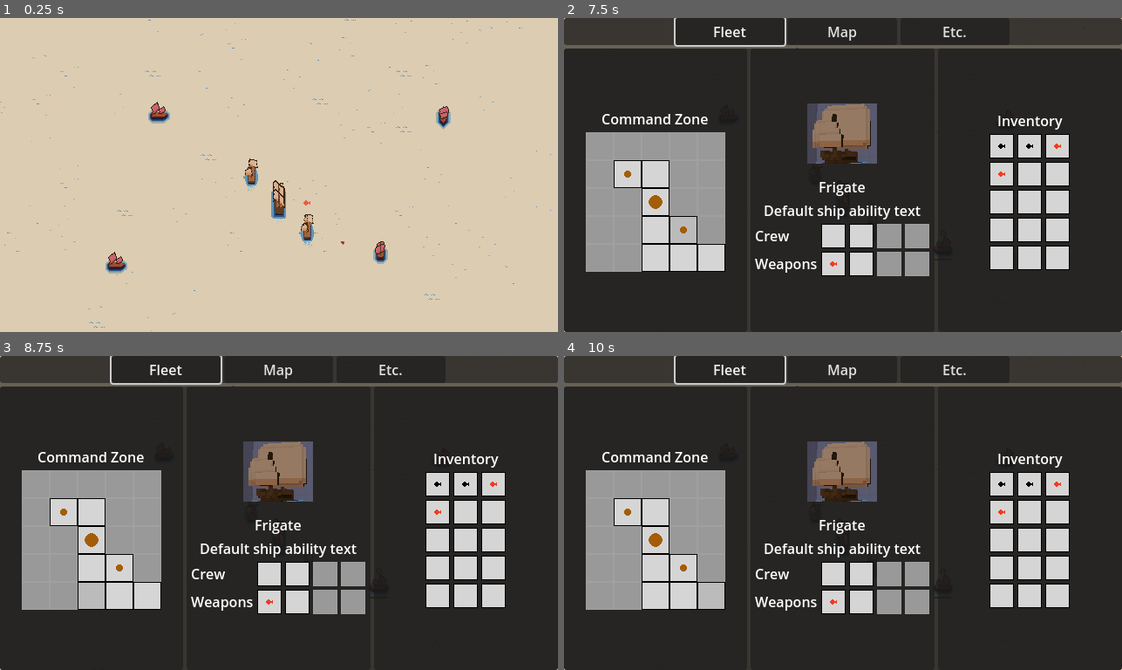
Above: before the commit, frames 1-4 (two rows, left to right).
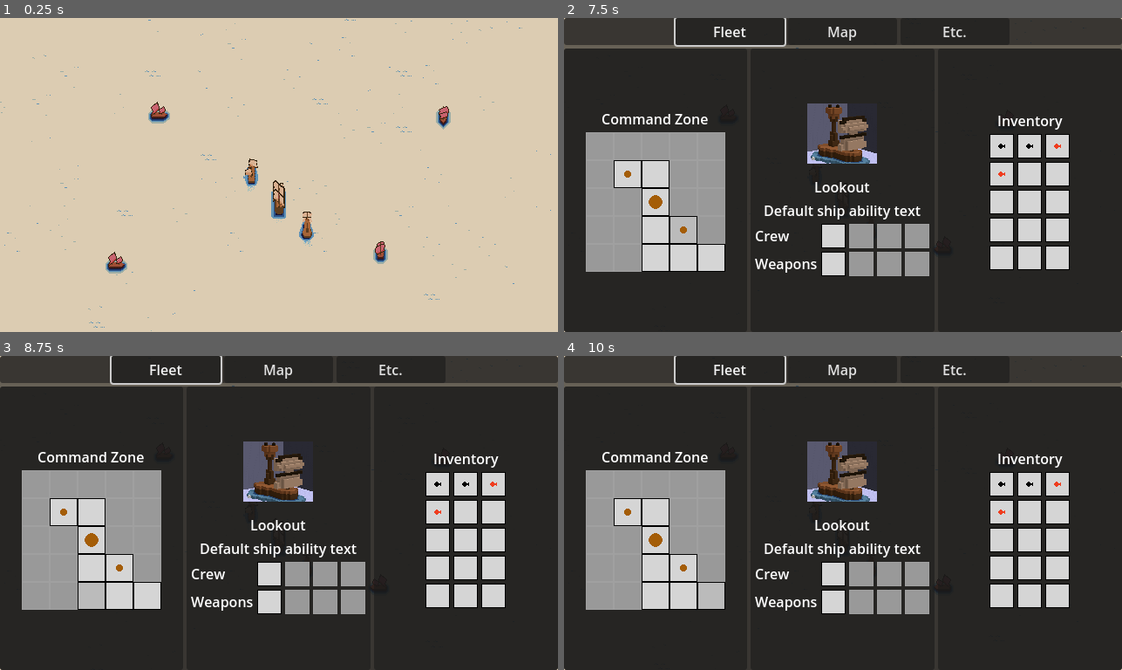
Above: after the commit, the same moments.

Repository: TDQ2/project-armada
Game: Godot game, scene res://scenes/world/world.tscn
The game is run twice, just before and just after one commit, with the same random seed, the same clock (stepped at 60 frames per second) and the same inputs. The engine's default icon, where the game draws it, is replaced by a stand-in: a white triangle on a blue panel in a dark square.
Inputs (mouse positions are in pixels of both pictures, inside the frame that each line leads up to):
- Up to frame 1 (0.25 s): no input
- Up to frame 2 (7.5 s): move the mouse to (965, 159) at 0.52 s; hold F (fleet) 0.53-1.25 s; click "Fleet" at 1.25 s; click "Map" at 2 s; click "Etc." at 2.75 s; click "Fleet" at 3.5 s; click (625, 175) at 4.25 s; click (653, 175) at 5 s; click (653, 203) at 5.75 s; click (653, 231) at 6.5 s; click (681, 231) at 7.25 s
- Up to frame 3 (8.75 s): click (89, 594) at 8 s
- Up to frame 4 (10 s): click (681, 594) at 8.75 s; click (709, 594) at 9.5 s

The runs differ from the first frame. In frame 1, 0.2% of the frame differs, in the area x 53-62%, y 58-74%; in frame 2, 2.9%, in the area x 43-68%, y 27-83%; in frame 3, 2.9%; in frame 4, 2.9%.

Commit message:
lookout ship basics working

Diff:
--- a/scenes/player_ships/children/flagship_1.tscn
+++ b/scenes/player_ships/children/flagship_1.tscn
@@ -11,13 +11,14 @@
 
 [node name="StackedSprite" parent="." index="0"]
 texture = ExtResource("2_1b0bn")
-rotate_sprites = true
+vframes = 20
+is_rotating_sprites = false
 
 [node name="HurtboxComponent" parent="." index="2"]
 position = Vector2(0, -7)
 
 [node name="CollisionShape2D" type="CollisionShape2D" parent="HurtboxComponent" index="0"]
-position = Vector2(0, -2)
+position = Vector2(0, 7)
 shape = SubResource("CircleShape2D_s1r70")
 
 [node name="HealthBarComponent" parent="." index="4"]
--- a/scenes/player_ships/children/frigate.tscn
+++ b/scenes/player_ships/children/frigate.tscn
@@ -5,7 +5,7 @@
 [ext_resource type="PackedScene" uid="uid://dv12kaisiygdn" path="res://scenes/visual_effects/small_ship_trail_particles.tscn" id="2_ys70g"]
 
 [sub_resource type="CircleShape2D" id="CircleShape2D_m613j"]
-radius = 8.0
+radius = 11.0
 
 [node name="Frigate" instance=ExtResource("1_th87o")]
 
--- /dev/null
+++ b/scenes/player_ships/children/lookout_ship.tscn
@@ -0,0 +1,29 @@
+[gd_scene load_steps=5 format=3 uid="uid://baoo0g82nuy15"]
+
+[ext_resource type="PackedScene" uid="uid://dwdc5ep3iatxj" path="res://scenes/player_ships/base/ship_base.tscn" id="1_gyo10"]
+[ext_resource type="Texture2D" uid="uid://25hpfbl7i6tb" path="res://textures/player_ships/lookout_0_idle_0_stack.png" id="2_8p8u5"]
+[ext_resource type="PackedScene" uid="uid://dv12kaisiygdn" path="res://scenes/visual_effects/small_ship_trail_particles.tscn" id="3_8p8u5"]
+
+[sub_resource type="CircleShape2D" id="CircleShape2D_oiddy"]
+radius = 13.0
+
+[node name="LookoutShip" instance=ExtResource("1_gyo10")]
+
+[node name="StackedSprite" parent="." index="0"]
+texture = ExtResource("2_8p8u5")
+vframes = 19
+is_rotating_sprites = false
+
+[node name="CollisionShape2D" type="CollisionShape2D" parent="HurtboxComponent" index="0"]
+shape = SubResource("CircleShape2D_oiddy")
+
+[node name="HealthBarComponent" parent="." index="4"]
+position = Vector2(-10, 13)
+
+[node name="WeaponFiredComponent" parent="." index="5"]
+position = Vector2(0, -24)
+
+[node name="SmallShipTrailParticles" parent="." index="6" instance=ExtResource("3_8p8u5")]
+position = Vector2(0, 11)
+
+[editable path="HurtboxComponent"]
--- a/scenes/tech/stacked_sprite.tscn
+++ b/scenes/tech/stacked_sprite.tscn
@@ -1,9 +1,9 @@
 [gd_scene load_steps=2 format=3 uid="uid://ddxgo3kbh4lb"]
 
-[ext_resource type="Script" uid="uid://bn0dk6agone8j" path="res://scripts/stacked_sprite.gd" id="2_0j5gq"]
+[ext_resource type="Script" uid="uid://bn0dk6agone8j" path="res://scripts/tech/stacked_sprite.gd" id="2_0j5gq"]
 
 [node name="StackedSprite" type="Sprite2D"]
 self_modulate = Color(1, 1, 1, 0)
-vframes = 20
+vframes = 19
 script = ExtResource("2_0j5gq")
-show_sprites = true
+is_show_sprites = true
--- a/scripts/globals/Data.gd
+++ b/scripts/globals/Data.gd
@@ -1,7 +1,7 @@
 extends Node
 
 enum ProjectileSource {UNDEFINED, PLAYER, ENEMY}
-enum ShipType {UNDEFINED, FLAGSHIP1, FRIGATE}
+enum ShipType {UNDEFINED, FLAGSHIP1, FRIGATE, LOOKOUT}
 enum CrewType {UNDEFINED, CAPTAIN}
 enum WeaponType {UNDEFINED, STARTER_CANNON, STANDARD_CANNON, INCENDIARY_CANNON}
 enum PlayerProjectileType {UNDEFINED, PLAYER_CANNONBALL, IGNITE_CANNONBALL}
@@ -14,6 +14,8 @@
 enum StatAttribute {UNDERFINED, DAMAGE, RANGE, COOLDOWN}
 enum AuraShape {UNDEFINED, ADJACENT, FRONT_BACK, SIDE_SIDE}
 
+enum AuraType {UNDEFINED, LOOKOUT_RANGE}
+
 const VALID_WEAPON_ATTRIBUTES: Array[StatAttribute] = [StatAttribute.DAMAGE, StatAttribute.RANGE, StatAttribute.COOLDOWN]
 
 const SHIP_SPACING := 32
@@ -23,7 +25,8 @@
 
 var world_ships: Dictionary[ShipType, PackedScene] = {
 	ShipType.FLAGSHIP1: preload("res://scenes/player_ships/children/flagship_1.tscn"),
-	ShipType.FRIGATE: preload("res://scenes/player_ships/children/frigate.tscn")
+	ShipType.FRIGATE: preload("res://scenes/player_ships/children/frigate.tscn"),
+	ShipType.LOOKOUT: preload("res://scenes/player_ships/children/lookout_ship.tscn")
 }
 
 var world_weapons: Dictionary[WeaponType, PackedScene] = {
@@ -80,6 +83,19 @@
 				preload("res://textures/player_ships/gunship_ph.png"),
 				preload("res://textures/temp_portraits/frigate_temp_portrait.png"),
 				[])
+		ShipType.LOOKOUT:
+			return ShipData.new(
+				ship_type,
+				"Lookout",
+				false,
+				[],
+				1,
+				[],
+				1,
+				preload("res://textures/player_ships/gunship_ph.png"),
+				preload("res://textures/temp_portraits/lookout_temp_portrait.png"),
+				[create_aura(AuraType.LOOKOUT_RANGE)]
+			)
 
 	assert(false, "Attempted to create a ShipType which was not defined in the ship factory")
 	return ShipData.new(ShipType.UNDEFINED, "Undefined", false, [], 0, [], 0, null, null, [])
@@ -93,8 +109,16 @@
 		WeaponType.INCENDIARY_CANNON:
 			return WeaponData.new(WeaponType.INCENDIARY_CANNON, PlayerProjectileType.IGNITE_CANNONBALL, 6, 15.0, 2.0, [Data.StatusEffectType.IGNITE], "Incendiary Cannon", preload("res://textures/weapons/incendiary_cannon_ph.png"))
 
-	assert(false, "Attempted to create a ShipType which was not defined in the ship factory")
+	assert(false, "Attempted to create a ShipType which was not defined in the weapon factory")
 	return WeaponData.new(WeaponType.UNDEFINED, PlayerProjectileType.UNDEFINED, 0, 0.0, 0.0, [], "", null)
+
+func create_aura(aura_type: AuraType) -> AuraData:
+	match aura_type:
+		AuraType.LOOKOUT_RANGE:
+			return AuraData.new(aura_type, AuraShape.ADJACENT, [StatModifier.new(Data.StatAttribute.RANGE, Data.ModifierOperation.ADD, 2)])
+
+	assert(false, "Attempted to create a Aura type which was not defined in the aura factory")
+	return AuraData.new(aura_type, AuraShape.UNDEFINED, [])
 
 func create_poi(poi_type: PoiType, position: Vector2 = Vector2(0,0)) -> PoiData:
 	match poi_type:
--- a/scripts/globals/ModifierManager.gd
+++ b/scripts/globals/ModifierManager.gd
@@ -34,12 +34,12 @@
 				_apply_auras_from_ship(cell.ship, coord)
 
 func _apply_auras_from_ship(provider_ship: ShipData, coord: Coord) -> void:
-	for aura: Aura in provider_ship.auras:
+	for aura: AuraData in provider_ship.auras:
 		var targeted_ships: Array[ShipData] = _get_aura_targeted_ships(aura, coord)
 		if !aura.weapon_modifiers.is_empty():
 			_apply_weapon_aura_modifier(targeted_ships, aura.weapon_modifiers)
 
-func _get_aura_targeted_ships(aura: Aura, coord: Coord) -> Array[ShipData]:
+func _get_aura_targeted_ships(aura: AuraData, coord: Coord) -> Array[ShipData]:
 	var targeted_ships: Array[ShipData] = []
 	match aura.shape:
 		Data.AuraShape.ADJACENT:
--- a/scripts/resources/aura.gd
+++ b/scripts/resources/aura.gd
@@ -1,14 +1,17 @@
 extends Resource
-class_name Aura
+class_name AuraData
 
+var aura_type: Data.AuraType
 var shape: Data.AuraShape
 var weapon_modifiers: Array[StatModifier]
 # add crew and ship modifiers and validators later here
 
 func _init(
+	aura_type_: Data.AuraType,
 	shape_: Data.AuraShape,
 	weapon_modifiers_: Array[StatModifier]
 ) -> void:
+	aura_type = aura_type_
 	shape = shape_
 	assert(validate_weapon_modifiers(weapon_modifiers_), "Attempting to create aura with invalid weapon modifiers")
 	weapon_modifiers = weapon_modifiers_
--- a/scripts/resources/ship_data.gd
+++ b/scripts/resources/ship_data.gd
@@ -8,7 +8,7 @@
 @export var weapon_slots: Array[WeaponData]
 @export var ui_icon: Texture2D
 @export var portrait: Texture2D
-@export var auras: Array[Aura]
+@export var auras: Array[AuraData]
 
 func _init(
 	ship_type_: Data.ShipType,
@@ -20,7 +20,7 @@
 	weapon_count: int,
 	ui_icon_: Texture2D,
 	portrait_: Texture2D,
-	auras_: Array[Aura]
+	auras_: Array[AuraData]
 	) -> void:
 	ship_type = ship_type_
 	name = name_
--- a/scripts/ui/fleet_management/command_zone_grid_ui.gd
+++ b/scripts/ui/fleet_management/command_zone_grid_ui.gd
@@ -10,7 +10,7 @@
 	# This is dev data for testing
 	Commands.add_ship_to_cz(Coord.new(2, 2), Data.create_ship(Data.ShipType.FLAGSHIP1))
 	Commands.add_ship_to_cz(Coord.new(1, 1), Data.create_ship(Data.ShipType.FRIGATE))
-	Commands.add_ship_to_cz(Coord.new(3, 3), Data.create_ship(Data.ShipType.FRIGATE))
+	Commands.add_ship_to_cz(Coord.new(3, 3), Data.create_ship(Data.ShipType.LOOKOUT))
 	Commands.enable_cz_cell(Coord.new(1, 2))
 	Commands.enable_cz_cell(Coord.new(3, 2))
 	Commands.enable_cz_cell(Coord.new(4, 2))
--- a/scripts/ui/fleet_management/ship_details_panel.gd
+++ b/scripts/ui/fleet_management/ship_details_panel.gd
@@ -14,7 +14,7 @@
 
 
 func _update_ship_details(ship_data: ShipData) -> void:
-	print("updating selected to ship=",str(ship_data.name))
+	#print("updating selected to ship=",str(ship_data.name))
 	portraitRect.texture = ship_data.portrait
 	$ShipDetailsContainer/ShipName.text = ship_data.name
 	for i in range(crew_buttons.size()):
Renamed: scripts/stacked_sprite.gd -> scripts/tech/stacked_sprite.gd
Renamed: scripts/stacked_sprite.gd.uid -> scripts/tech/stacked_sprite.gd.uid
Binary file added: textures/player_ships/lookout_0_idle_0_stack.png
Not shown, added: textures/player_ships/lookout_0_idle_0_stack.png.import
Binary file added: textures/temp_portraits/lookout_temp_portrait.png
Not shown, added: textures/temp_portraits/lookout_temp_portrait.png.import
